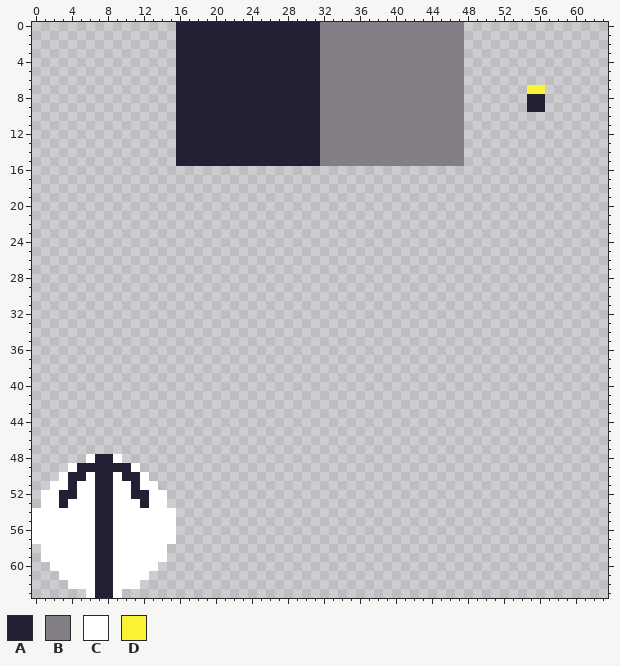
A pixel-art file gets an edit: assets/ts1.aseprite. The picture above was drawn from the file before the commit.
64x64 pixels, 1 frame.
Palette (. is transparent): A #222034  B #847e87  C #ffffff  D #fbf236
Pixels before (only the part around the change), first column x 6:
 0 ..........AAAAAAAAAAAAAAAABBBBBBBBBBBBBBBB...
 1 ..........AAAAAAAAAAAAAAAABBBBBBBBBBBBBBBB...
 2 ..........AAAAAAAAAAAAAAAABBBBBBBBBBBBBBBB...
 3 ..........AAAAAAAAAAAAAAAABBBBBBBBBBBBBBBB...
 4 ..........AAAAAAAAAAAAAAAABBBBBBBBBBBBBBBB...
 5 ..........AAAAAAAAAAAAAAAABBBBBBBBBBBBBBBB...
 6 ..........AAAAAAAAAAAAAAAABBBBBBBBBBBBBBBB...
 7 ..........AAAAAAAAAAAAAAAABBBBBBBBBBBBBBBB...
 8 ..........AAAAAAAAAAAAAAAABBBBBBBBBBBBBBBB...
 9 ..........AAAAAAAAAAAAAAAABBBBBBBBBBBBBBBB...
10 ..........AAAAAAAAAAAAAAAABBBBBBBBBBBBBBBB...
11 ..........AAAAAAAAAAAAAAAABBBBBBBBBBBBBBBB...
12 ..........AAAAAAAAAAAAAAAABBBBBBBBBBBBBBBB...
13 ..........AAAAAAAAAAAAAAAABBBBBBBBBBBBBBBB...
14 ..........AAAAAAAAAAAAAAAABBBBBBBBBBBBBBBB...
15 ..........AAAAAAAAAAAAAAAABBBBBBBBBBBBBBBB...
16 .............................................
17 .............................................
18 .............................................
19 .............................................
20 .............................................
21 .............................................
22 .............................................
23 .............................................
24 .............................................
And afterwards:
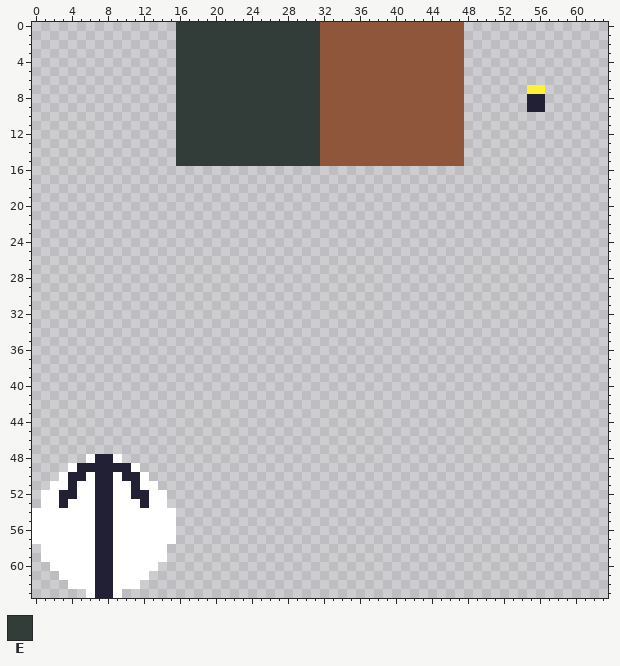
Colours new in this view: E #323c39
Change:
colour B: #847e87 -> #8f563b
y 0..15: x 16..31 AAAAAAAAAAAAAAAA -> EEEEEEEEEEEEEEEE
Boxes around the changes in both pictures, in picture pixels (x1, y1, x2, y2):
changed: (176, 22, 464, 166)
